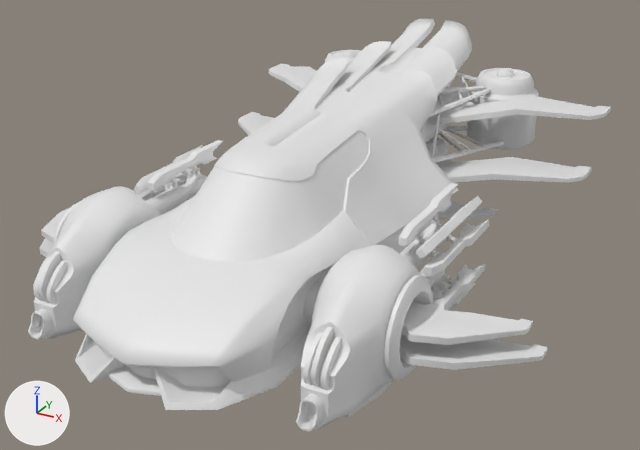
A saved change to the FBX model Room Template/export/SM_SpaceShip_V.fbx.
Both versions are drawn from a 50 mm camera at (17.3, -31.0, 17.8) aimed at (0.4, -0.3, 2.5). Lighting does not change. The marker at lower left points along +X, +Y and +Z. Materials are left out; every surface is plain grey. Where no turn or scale is listed for an object, it has been applied to the vertices.

The older version as bpy lines, for what is in view:
```python
me_mesh = bpy.data.meshes.new('Mesh')
me_mesh.from_pydata(...)  # 11647 vertices, 20624 faces; spans x -11.4..11.4, y -12.7..13.5, z 0.0..8.9
me_mesh.materials.append(mat_spaceship)
ob_sm_spaceship_v = bpy.data.objects.new('SM_SpaceShip_V', me_mesh)
ob_sm_spaceship_v.location = (0.0, 0.0, 0.0)
```
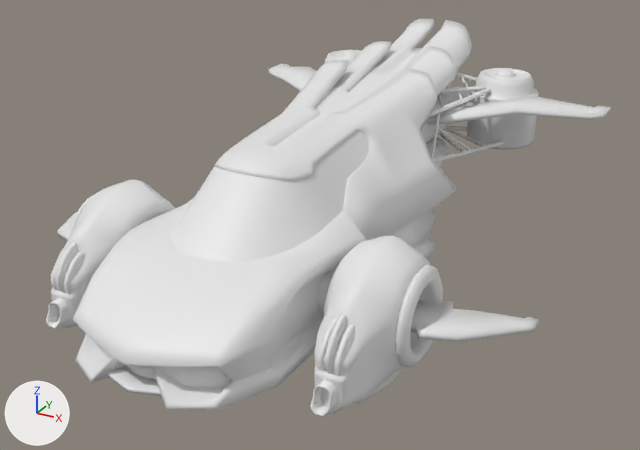
Boxes [x1, y1, x2, y2] around the edits, measured in the pictures (640 x 450 px; the box of a moved part takes in the faces that stretch with it):
'SM_SpaceShip_V', reshaped
    before: [28, 19, 611, 432]
    after: [46, 19, 611, 417]
part 1 of me_mesh, moved or reshaped
    before: [303, 281, 322, 325]
    after: [316, 272, 335, 314]
part 2 of me_mesh, moved or reshaped
    before: [303, 332, 323, 385]
    after: [317, 320, 336, 371]
part 3 of me_mesh, added
    after: [354, 369, 403, 404]
part 4 of me_mesh, moved or reshaped
    before: [296, 394, 323, 432]
    after: [310, 380, 337, 417]
part 5 of me_mesh, moved or reshaped
    before: [33, 257, 50, 300]
    after: [63, 251, 84, 294]
part 6 of me_mesh, moved or reshaped
    before: [28, 308, 52, 340]
    after: [46, 298, 69, 329]
part 7 of me_mesh, added
    after: [334, 325, 354, 376]
part 8 of me_mesh, added
    after: [51, 248, 67, 291]
part 9 of me_mesh, deleted
    before: [46, 112, 592, 390]
part 10 of me_mesh, moved or reshaped
    before: [33, 186, 548, 430]
    after: [51, 180, 539, 415]

Diff of the bpy script that builds the scene:
```diff
--- a/Room Template/export/SM_SpaceShip_V.fbx.py
+++ b/Room Template/export/SM_SpaceShip_V.fbx.py
@@ me_mesh @@
 # used by ob_sm_spaceship_v; location = (0.0, 0.0, 0.0)
-me_mesh.from_pydata(...)  # 11647 vertices, 20624 faces; spans x -11.4..11.4, y -12.7..13.5, z 0.0..8.9
+me_mesh.from_pydata(...)  # 7167 vertices, 12632 faces; spans x -10.7..10.7, y -12.7..13.5, z 0.0..8.9
+# me_mesh part 1: the loose piece of 72 vertices spanning x 3.1..4.7, y -7.2..-5.6, z 1.7..3.3 is moved by (0.0, 0.9, 0.0)
+# me_mesh part 2: the loose piece of 60 vertices spanning x 5.4..5.5, y -10.4..-8.9, z 1.6..3.3 is moved by (0.0, 0.9, 0.0)
+# me_mesh part 3: the loose piece of 24 vertices spanning x 4.8..6.7, y -9.1..-5.5, z 0.0..0.8 is copied, and the copy is moved by (0.0, 0.9, 0.0); it spans x 4.8..6.7, y -8.2..-4.6, z 0.0..0.8
+# me_mesh part 4: the loose piece of 144 vertices spanning x 5.5..6.1, y -11.0..-10.3, z 0.7..1.7 is moved by (0.0, 0.9, 0.0)
+# me_mesh part 5: the loose piece of 60 vertices spanning x -6.2..-6.0, y -10.4..-8.9, z 1.6..3.3 is moved by (0.6, 0.9, 0.0)
+# me_mesh part 6: the loose piece of 144 vertices spanning x -6.1..-5.5, y -11.0..-10.3, z 0.7..1.7 is moved by (0.0, 0.9, 0.0)
+# me_mesh part 7: a new loose piece of 60 vertices spanning x 6.0..6.2, y -9.6..-8.0, z 1.6..3.3
+# me_mesh part 8: a new loose piece of 60 vertices spanning x -6.2..-6.0, y -9.6..-8.0, z 1.6..3.3
+# me_mesh part 9: 71 loose pieces with 4485 vertices, spanning x -9.5..9.5, y -10.4..9.8, z 0.0..4.8, are deleted
+# me_mesh part 10: 18 vertices moved within x -6.5..6.5, y -9.6..-5.3, z 0.2..3.3; 1468 vertices removed from x -11.4..11.4, y -10.6..-3.7, z 0.0..4.9; 1305 vertices added at x -10.7..10.7, y -9.8..2.1, z 0.1..4.9
```
